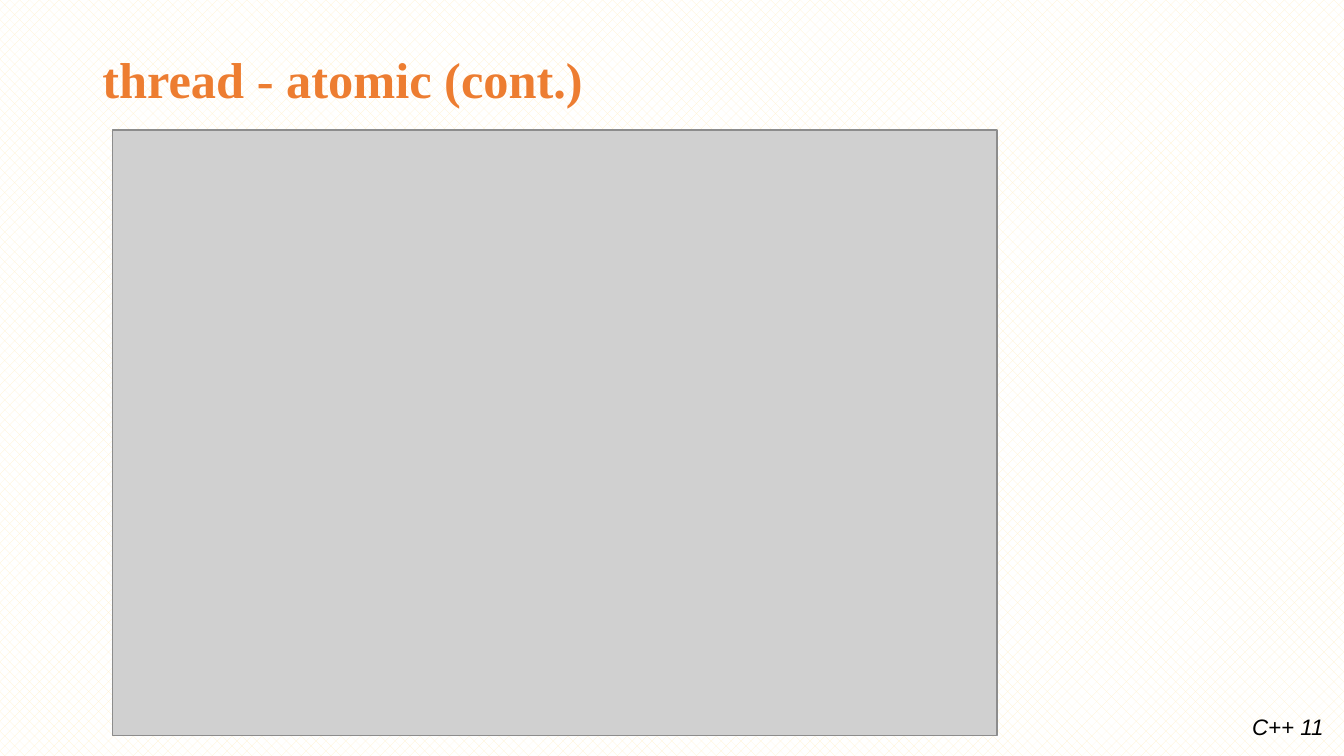
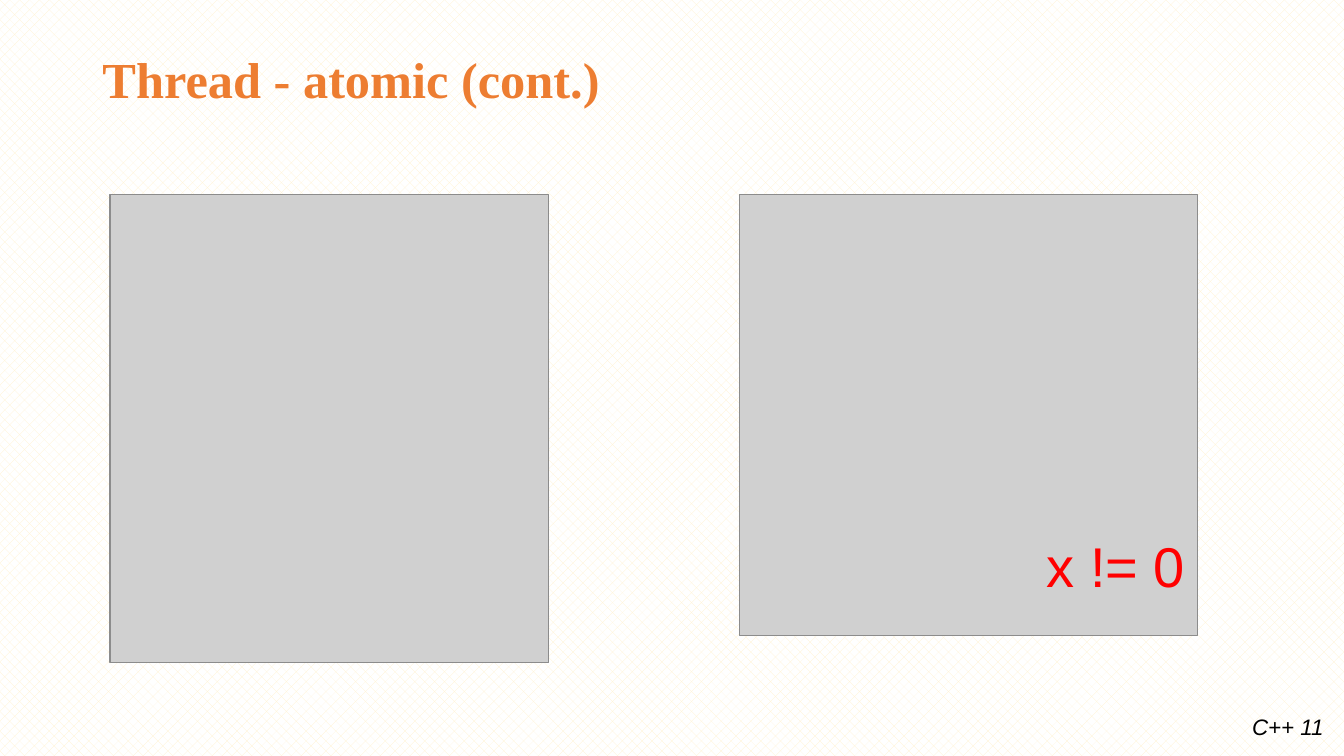
Before and after one commit to minhthedt/hello-world, a slide deck: slide 39 of Training/LG_Training_C++11.pptx. Drawn at 1344x756 pixels with LibreOffice and Linux fonts; fonts in the diff are those of the drawing; grey boxes stand for pictures; background and template pictures are left out. Boxes give left, top, right and bottom in pixels: in the first picture for what was removed or moved away, otherwise in the second. Text is boxed around its words. In the diff, an @@ line names an element or a change of style, - is before the commit and + after.

```diff
--- a/Training/LG_Training_C++11.pptx
+++ b/Training/LG_Training_C++11.pptx
@@ title at (x1=102, y1=63, x2=599, y2=108): text changed @@
-thread - atomic (cont.)
+Thread - atomic (cont.)
@@ picture removed at (x1=113, y1=130, x2=997, y2=736) @@
@@ picture added at (x1=110, y1=195, x2=548, y2=663) @@
@@ picture added at (x1=739, y1=195, x2=1197, y2=636) @@
@@ text added at (x1=1047, y1=548, x2=1185, y2=588), 40 pt, text #FF0000 @@
+x != 0
```
Also in this commit, not shown: 18 other slides changed, 9 slides added, 2 slides removed, 46 other files.
